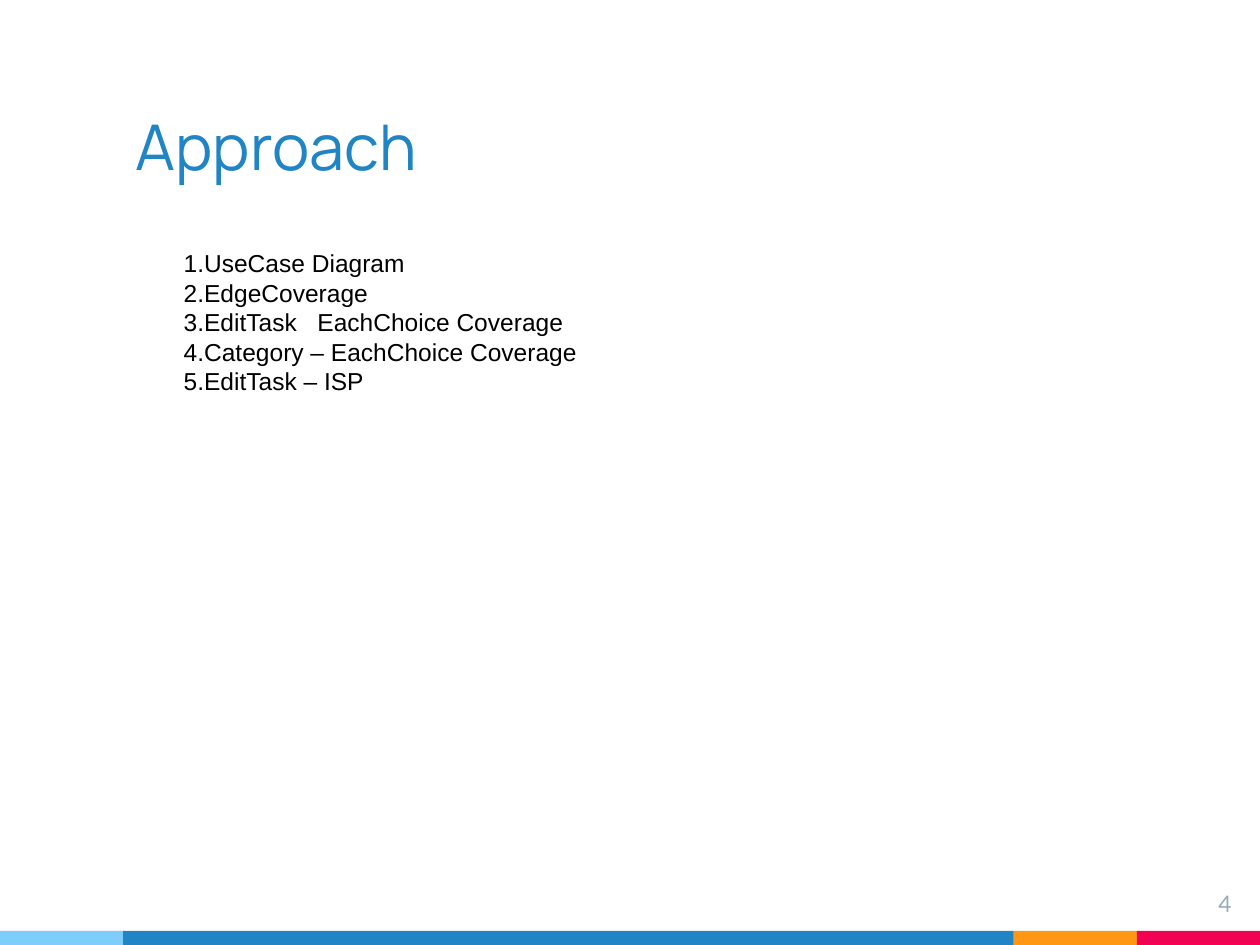
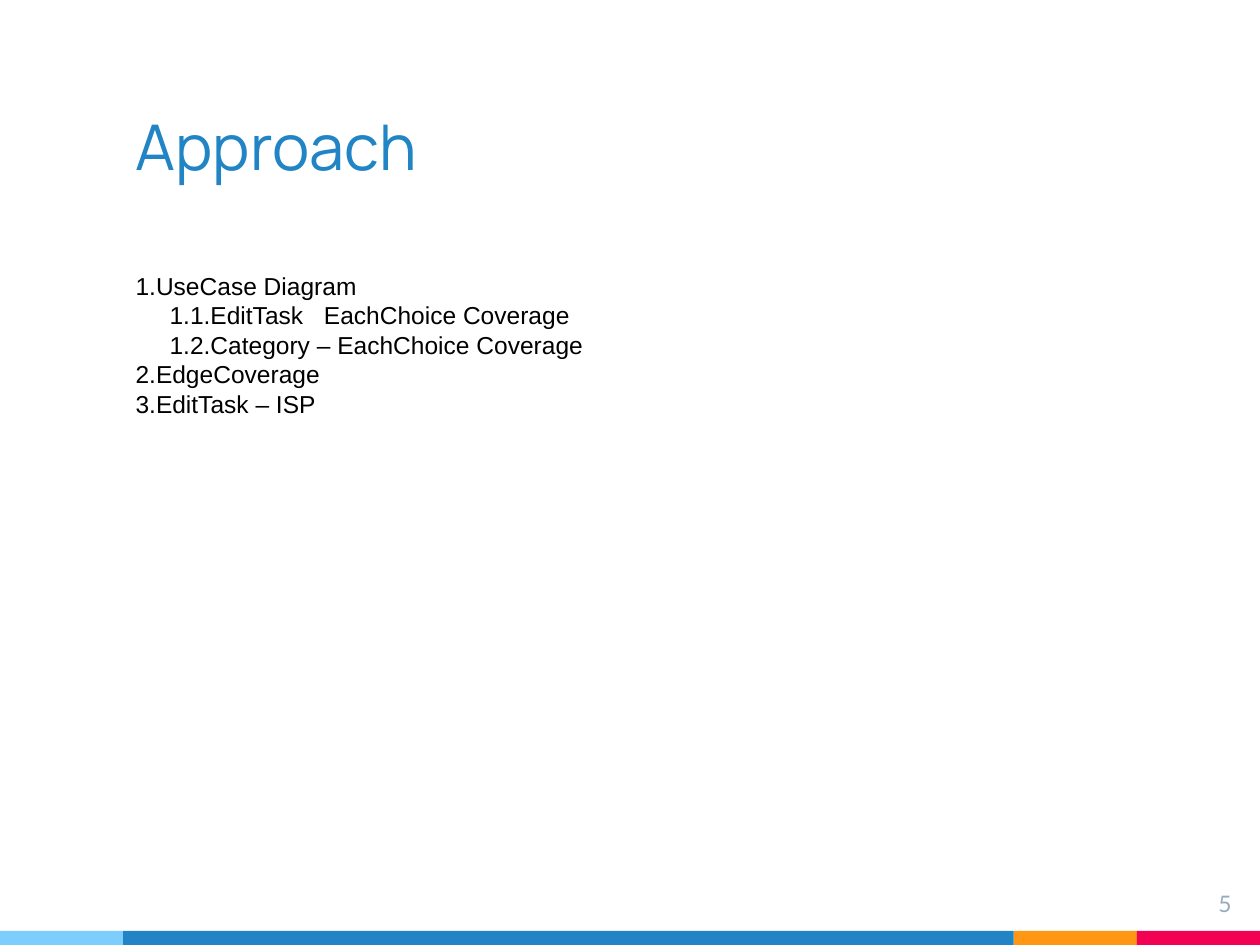
Before and after one commit to likesm0887/STV-Project, a slide deck: slide 5 of Document/軟體測試期末簡報.pptx (slide 4 before the commit). Drawn at 1260x945 pixels with LibreOffice and Linux fonts; fonts in the diff are those of the drawing. Boxes give left, top, right and bottom in pixels: in the first picture for what was removed or moved away, otherwise in the second. Text is boxed around its words. In the diff, an @@ line names an element or a change of style, - is before the commit and + after.

```diff
--- a/Document/軟體測試期末簡報.pptx
+++ b/Document/軟體測試期末簡報.pptx
@@ text "1.UseCase Diagram" moved from (x1=184, y1=254, x2=576, y2=391) to (x1=136, y1=277, x2=582, y2=414) @@
@@ text at (x1=170, y1=306, x2=582, y2=359): paragraphs added @@
+    1.1.EditTask EachChoice Coverage
+    1.2.Category – EachChoice Coverage
@@ text at (x1=136, y1=365, x2=320, y2=388): list level 1 to 3 in "2.EdgeCoverage" @@
@@ text at (x1=136, y1=395, x2=315, y2=414): text changed @@
-3.EditTask EachChoice Coverage
-4.Category – EachChoice Coverage
-5.EditTask – ISP
+3.EditTask – ISP
@@ page number at (x1=1218, y1=896, x2=1231, y2=912): text changed @@
-4
+5
```
Also in this commit, not shown: 3 other slides changed, 6 slides added, 14 slides removed, 2 other files.
